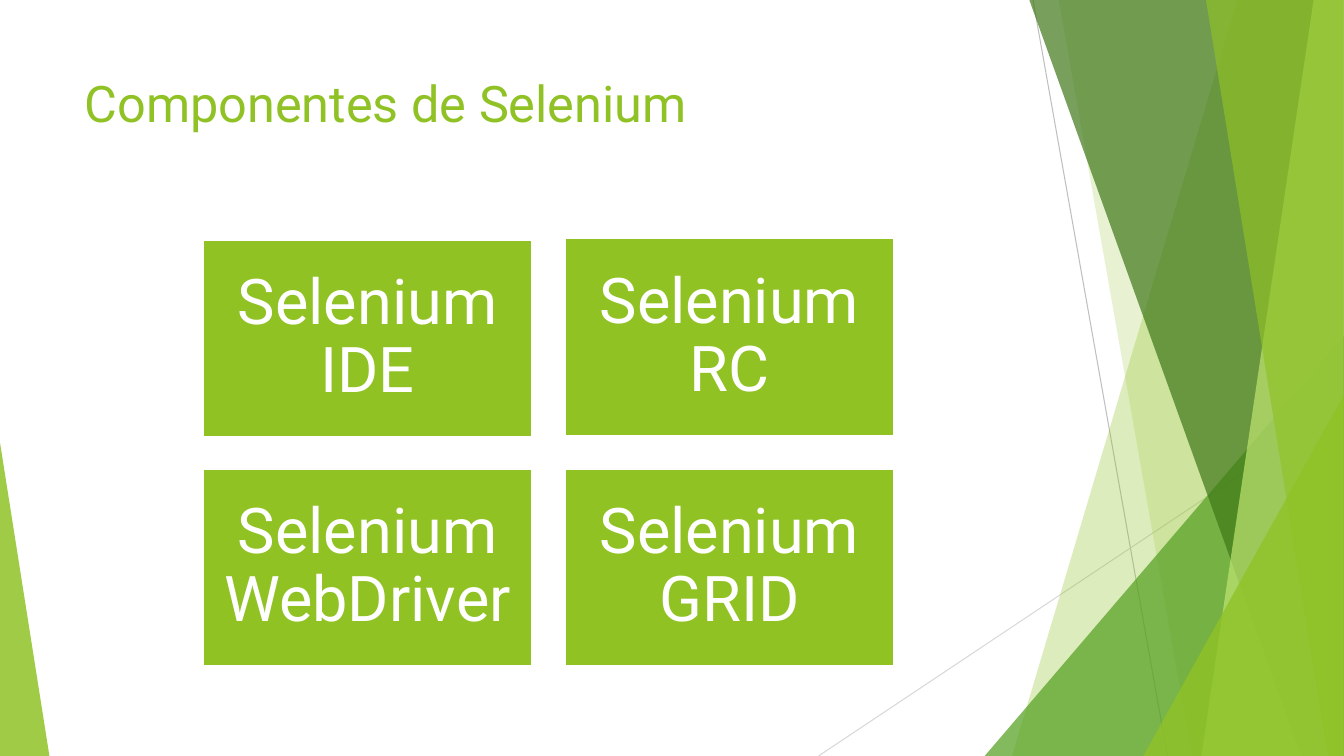
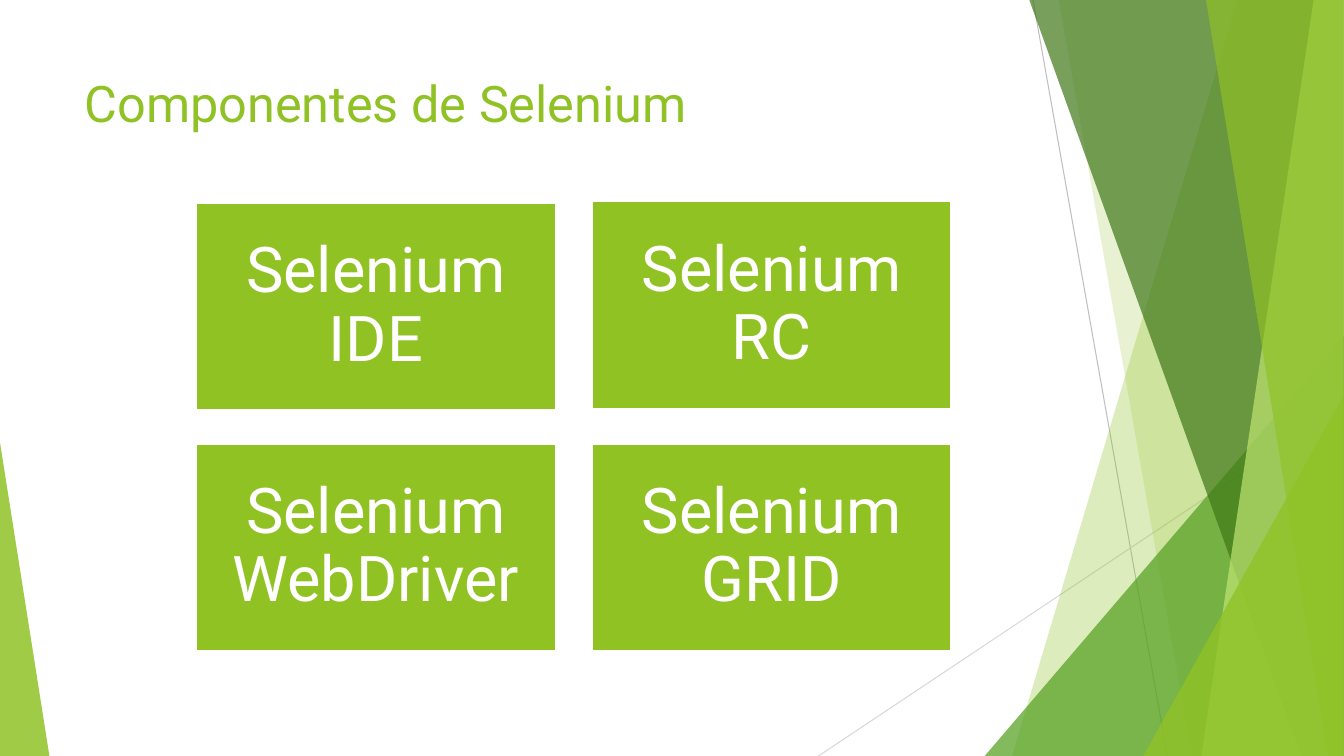
Before and after one commit to jomarnavarro/intro_automation, a slide deck: slide 20 of presentaciones/Selenium, session 1.pptx (slide 19 before the commit). Drawn at 1344x756 pixels with LibreOffice and Linux fonts; fonts in the diff are those of the drawing. Boxes give left, top, right and bottom in pixels: in the first picture for what was removed or moved away, otherwise in the second. Text is boxed around its words. In the diff, an @@ line names an element or a change of style, - is before the commit and + after.

```diff
--- a/presentaciones/Selenium, session 1.pptx
+++ b/presentaciones/Selenium, session 1.pptx
@@ text "Selenium IDE": place and size @@
-text "Selenium IDE" at <box>238,276,498,392</box>
+text "Selenium IDE" at <box>246,244,506,361</box>
@@ rectangle: place and size @@
-rectangle at <box>203,240,531,438</box>
+rectangle at <box>196,203,556,410</box>
@@ text "Selenium RC": place and size @@
-text "Selenium RC" at <box>600,275,860,392</box>
+text "Selenium RC" at <box>642,243,902,360</box>
@@ rectangle: place and size @@
-rectangle at <box>566,238,894,436</box>
+rectangle at <box>592,201,952,408</box>
@@ text "Selenium WebDriver": place and size @@
-text "Selenium WebDriver" at <box>224,505,510,622</box>
+text "Selenium WebDriver" at <box>233,485,519,602</box>
@@ rectangle: place and size @@
-rectangle at <box>203,469,531,666</box>
+rectangle at <box>196,444,556,651</box>
@@ text "Selenium GRID": place and size @@
-text "Selenium GRID" at <box>600,505,860,622</box>
+text "Selenium GRID" at <box>642,485,902,602</box>
@@ rectangle: place and size @@
-rectangle at <box>566,469,894,666</box>
+rectangle at <box>592,444,952,651</box>
```
Also in this commit, not shown: 3 other slides changed, 2 slides added.
